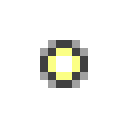
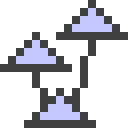
Comparing the layer stacks of the two 128 x 128 images. Changes:
added layer "view" above "create statemachine" over [0, 0, 128, 128]
hid "invariant" over [40, 40, 88, 88]
